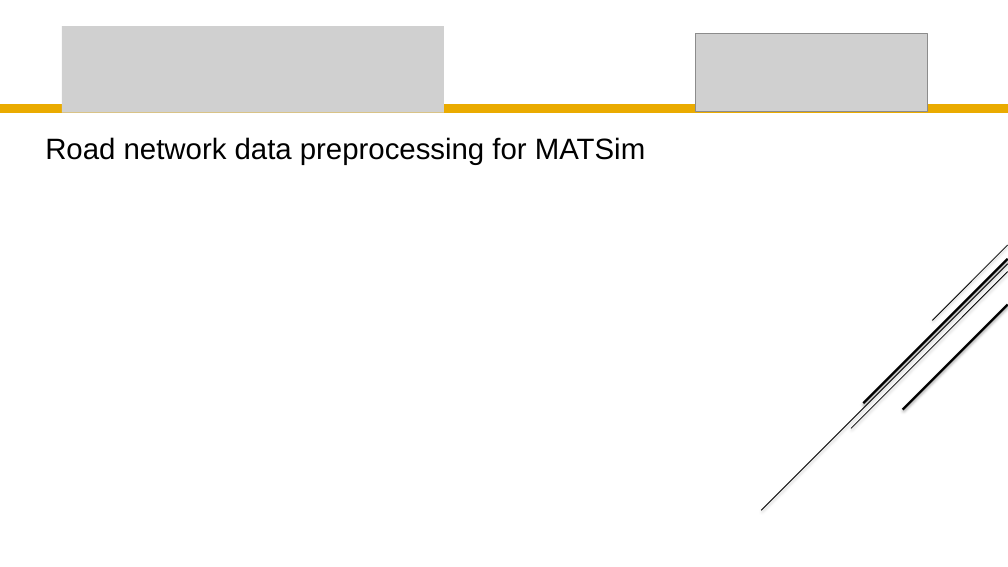
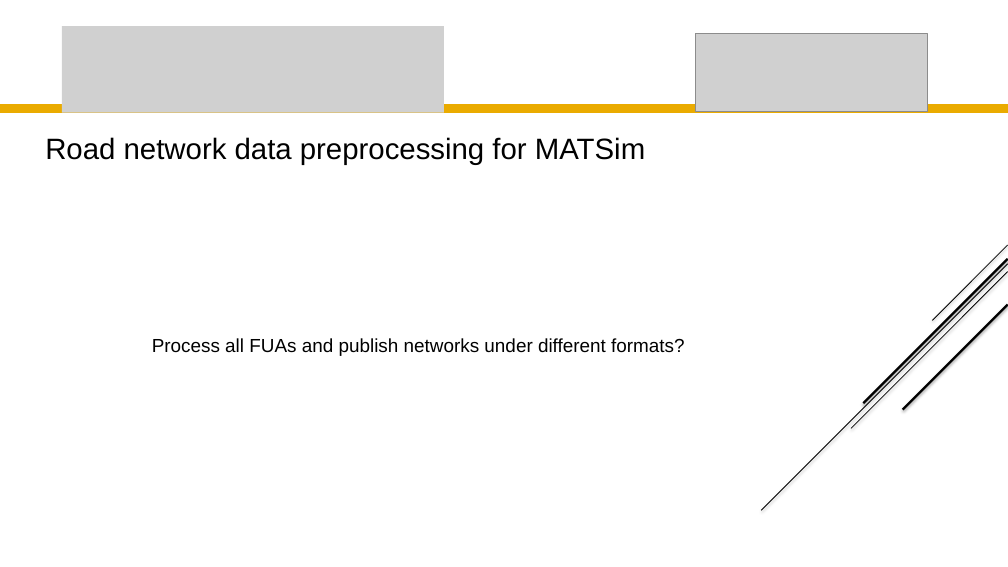
Before and after one commit to JusteRaimbault/UrbanDynamics, a slide deck: slide 4 of Docs/Seminars/20201111_DAFNIExec/DAFNIExec_20201111_Champion_Raimbault.pptx. Drawn at 1008x567 pixels with LibreOffice and Linux fonts; fonts in the diff are those of the drawing; grey boxes stand for pictures; background and template pictures are left out. Boxes give left, top, right and bottom in pixels: in the first picture for what was removed or moved away, otherwise in the second. Text is boxed around its words. In the diff, an @@ line names an element or a change of style, - is before the commit and + after.

```diff
--- a/Docs/Seminars/20201111_DAFNIExec/DAFNIExec_20201111_Champion_Raimbault.pptx
+++ b/Docs/Seminars/20201111_DAFNIExec/DAFNIExec_20201111_Champion_Raimbault.pptx
@@ text added at box(152, 338, 684, 356), 18 pt, text #000000 @@
+Process all FUAs and publish networks under different formats?
```
Also in this commit, not shown: 1 other slide changed, 4 other files.
